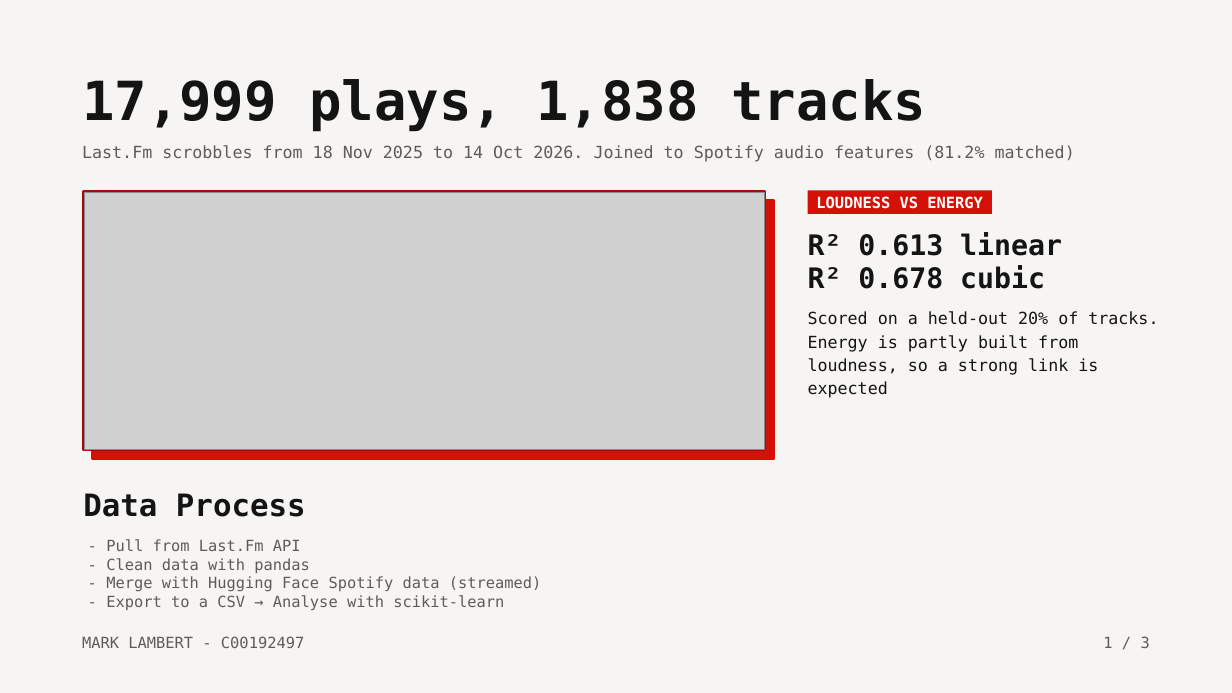
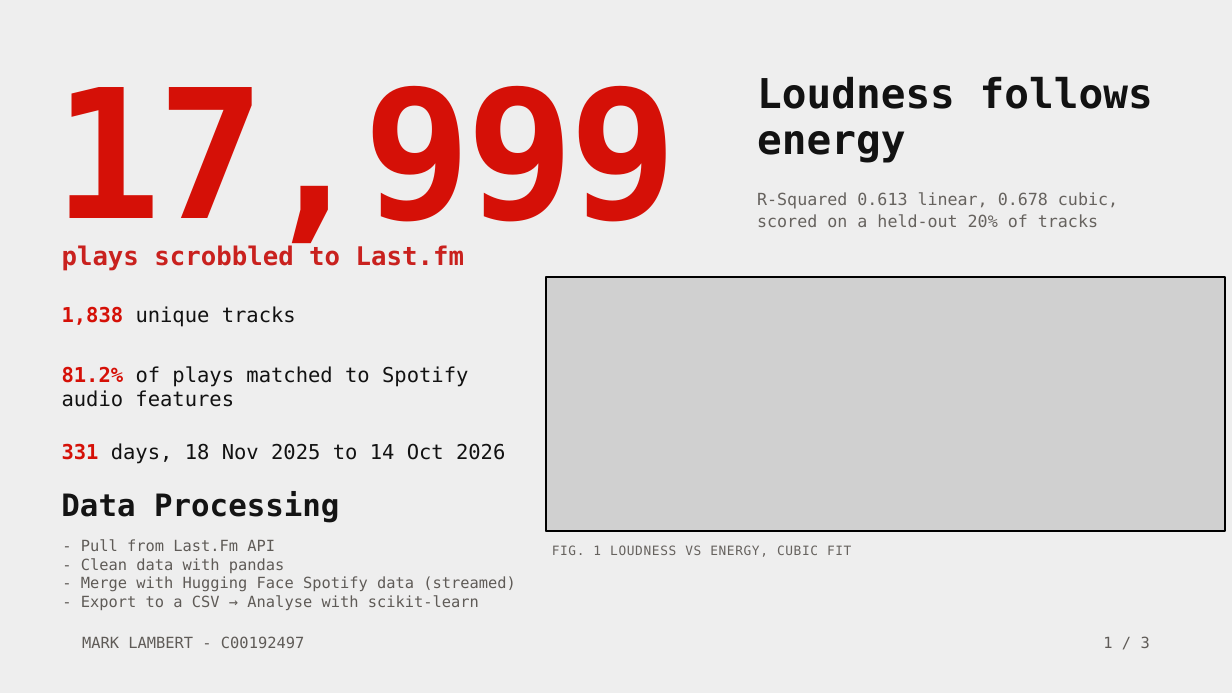
Before and after one commit to lambert-27/lastfm-datasci-portfolio, a slide deck: slide 1 of documentation/lastfm_portfolio_presentation.odp. Drawn at 1232x693 pixels with LibreOffice and Linux fonts; fonts in the diff are those of the drawing; grey boxes stand for pictures. Boxes give left, top, right and bottom in pixels: in the first picture for what was removed or moved away, otherwise in the second. Text is boxed around its words. In the diff, an @@ line names an element or a change of style, - is before the commit and + after.

Commit message:
Reworked first slide of presentation

```diff
--- a/documentation/lastfm_portfolio_presentation.odp
+++ b/documentation/lastfm_portfolio_presentation.odp
@@ background #F6F5F3 to #EEEEEE @@
@@ text added at [54, 85, 678, 255], 140 pt, text #D51007, bold @@
+17,999
@@ title removed at [82, 79, 926, 131] @@
-17,999 plays, 1,838 tracks
@@ text added at [757, 76, 1153, 163], 32 pt, text #121212, bold @@
+Loudness follows energy
@@ text removed at [82, 145, 1075, 162] @@
-Last.Fm scrobbles from 18 Nov 2025 to 14 Oct 2026. Joined to Spotify audio features (81.2% matched)
@@ rectangle removed at [83, 191, 765, 450] @@
@@ text added at [757, 192, 1118, 227], 13 pt, text #66625E @@
+R-Squared 0.613 linear, 0.678 cubic, scored on a held-out 20% of tracks
@@ rectangle removed at [808, 190, 992, 214] @@
-LOUDNESS VS ENERGY
@@ text removed at [808, 232, 1062, 256] @@
-R² 0.613 linear
@@ text added at [62, 245, 464, 271], 20 pt, text #C9211E, bold @@
+plays scrobbled to Last.fm
@@ text removed at [808, 266, 1045, 289] @@
-R² 0.678 cubic
@@ picture: place and size @@
-picture at [84, 192, 764, 449]
+picture at [546, 277, 1226, 531]
@@ rectangle added at [546, 277, 1226, 531], outline #000000 1.5 pt @@
@@ text added at [62, 306, 296, 327], 16 pt, text #121212 @@
+1,838 unique tracks
@@ text removed at [808, 311, 1158, 398] @@
-Scored on a held-out 20% of tracks. Energy is partly built from loudness, so a strong link is expected
@@ text added at [62, 366, 468, 407], 16 pt, text #121212 @@
+81.2% of plays matched to Spotify audio features
@@ text added at [62, 443, 505, 464], 16 pt, text #121212 @@
+331 days, 18 Nov 2025 to 14 Oct 2026
@@ text at [61, 491, 339, 523]: text changed @@
-Data Process
+Data Processing
@@ text "- Pull from Last.Fm API": place and size @@
-text "- Pull from Last.Fm API" at [106, 539, 542, 610]
+text "- Pull from Last.Fm API" at [81, 539, 516, 610]
@@ text added at [552, 545, 851, 557], 10 pt, text #66625E @@
+FIG. 1 LOUDNESS VS ENERGY, CUBIC FIT
```
Also in this commit, not shown: 1 other file.
